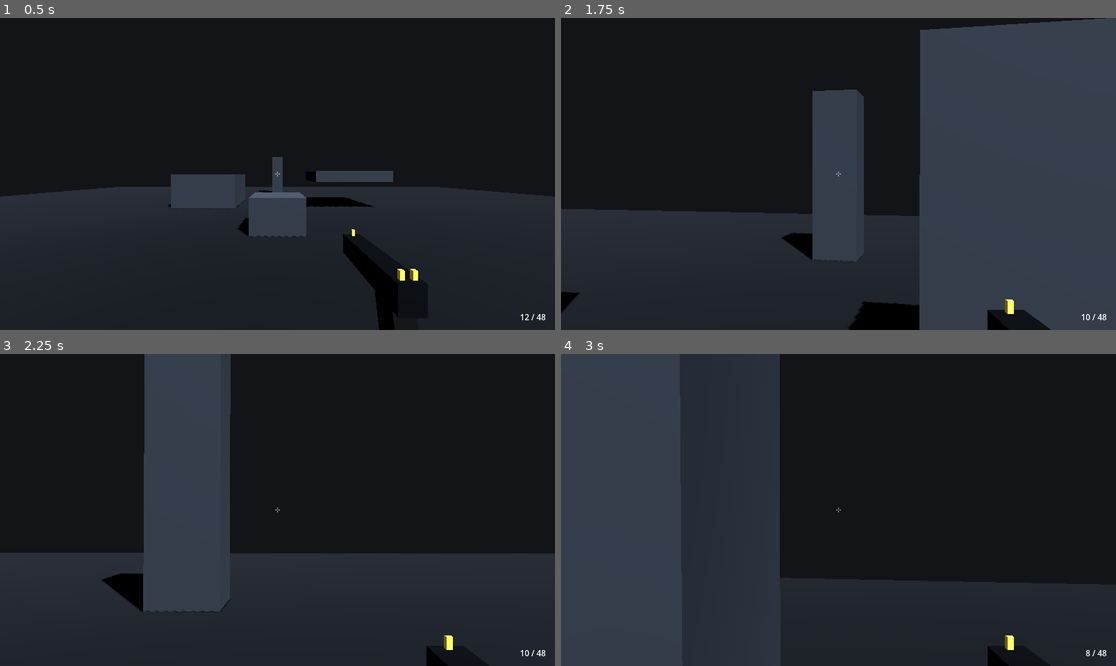
Above: before the commit, frames 1-4 (two rows, left to right).
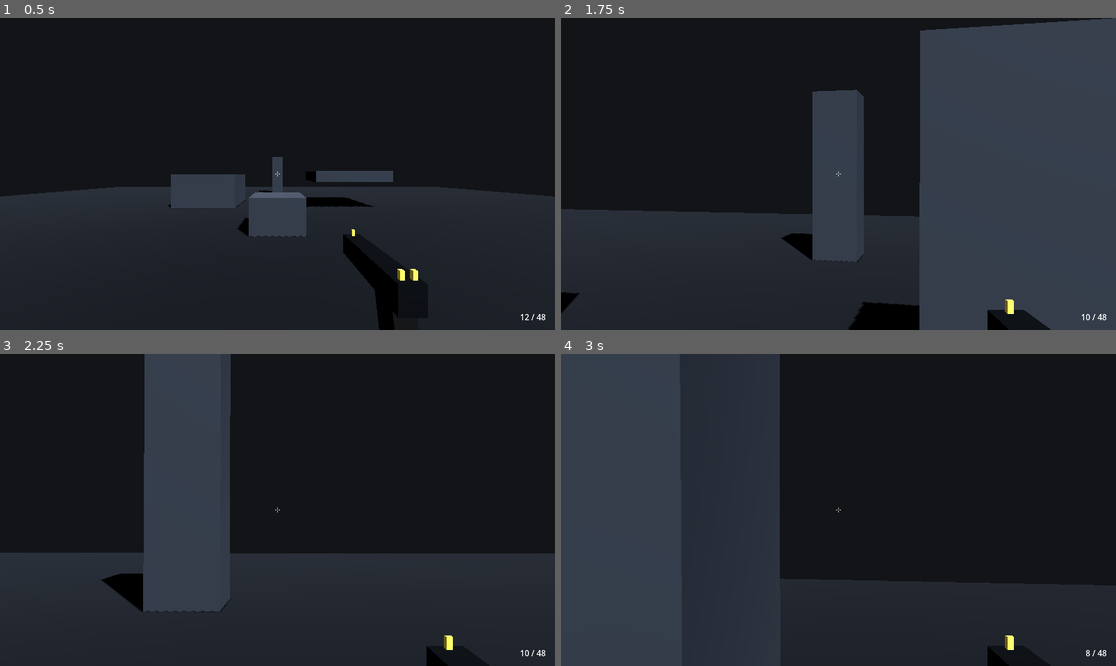
Above: after the commit, the same moments.

Repository: StudioSadTouch/Project-Long-Colt
Game: Godot game, scene res://scenes/main/main.tscn
Two runs of this game, one before a commit and one after it. Both use one fixed random seed, a clock stepped at 60 frames per second and the inputs below.
Inputs (mouse positions are in pixels of both pictures, inside the frame that each line leads up to):
- Up to frame 1 (0.5 s): no input
- Up to frame 2 (1.75 s): tap Enter at 0.5 s; move the mouse to (866, 174) at 0.52 s; press the mouse at (866, 174) at 0.53 s; hold W (action_move_forward) from 0.53 s (still down); tap Space (action_jump) at 0.77, 1.52 s; move the mouse to (810, 174) at 1.27 s; release the mouse at (810, 174) at 1.28 s; right-click (810, 174) at 1.35 s; click (810, 174) at 1.55 s
- Up to frame 3 (2.25 s): keep holding W (action_move_forward); move the mouse to (288, 503) at 2.02 s; hold Ctrl (action_crouch) from 2.03 s (still down)
- Up to frame 4 (3 s): keep holding W (action_move_forward); click (849, 503) at 2.3 s; move the mouse to (832, 516) at 2.77 s; release Ctrl (action_crouch) at 2.78 s; click (832, 516) at 2.85 s

Frame 1 is identical in both runs. In frame 2, 0.1% of the frame differs, in the area x 0-100%, y 0-97%; in frame 3, less than 0.1%; in frame 4, 0.2%, in the area x 39-100%, y 71-75%.

Commit message:
Holder/HUD: capture-gated auto fire, signal and freed-node safety, zoom sensitivity scale, single startup equip, recoil as view offset

Diff:
--- a/scripts/player/player.gd
+++ b/scripts/player/player.gd
@@ -28,6 +28,10 @@
 
 ## Refreshed every physics tick from get_gravity() so Area3D overrides apply.
 var gravity: float = 22.0
+## Runtime multiplier on mouse_sensitivity, set by zoom. Settings change mouse_sensitivity.
+var look_sensitivity_scale: float = 1.0
+## Camera pitch/yaw offset in radians (weapon recoil). Applied on top of aim, never baked in.
+var view_kick: Vector2 = Vector2.ZERO
 var crouched: bool = false
 var sliding: bool = false
 
@@ -180,8 +184,9 @@
 func _apply_look(relative: Vector2) -> void:
 	# Probe: rotate_y(+) turns -Z toward world -X, and rotate_x(+) looks up.
 	# Mouse right is +x and mouse down is +y, so both axes are negated.
-	rotate_y(-relative.x * mouse_sensitivity)
-	head.rotate_x(-relative.y * mouse_sensitivity)
+	var sensitivity := mouse_sensitivity * look_sensitivity_scale
+	rotate_y(-relative.x * sensitivity)
+	head.rotate_x(-relative.y * sensitivity)
 	head.rotation.x = clampf(head.rotation.x, deg_to_rad(-PITCH_LIMIT), deg_to_rad(PITCH_LIMIT))
 
 
@@ -283,3 +288,4 @@
 	_eye_height = move_toward(_eye_height, target, eye_blend_speed * delta)
 	_landing_dip = move_toward(_landing_dip, 0.0, 0.45 * delta)
 	head.position.y = _eye_height - _landing_dip
+	camera.rotation = Vector3(view_kick.x, view_kick.y, 0.0)
--- a/scripts/player/weapon_holder.gd
+++ b/scripts/player/weapon_holder.gd
@@ -12,7 +12,6 @@
 var slots: Array[Weapon] = []
 var active_index: int = 0
 
-var _base_sensitivity: float = 0.0
 var _player: Player
 var _melee_left: float = 0.0
 var _camera: Camera3D
@@ -21,12 +20,11 @@
 func _ready() -> void:
 	_camera = get_parent() as Camera3D
 	_player = owner as Player
-	if _player != null:
-		_base_sensitivity = _player.mouse_sensitivity
 	slots.resize(SLOT_COUNT)
 	for i in mini(starting_weapons.size(), SLOT_COUNT):
 		if starting_weapons[i] != null:
-			give_weapon(starting_weapons[i].instantiate() as Weapon, i)
+			_install(starting_weapons[i].instantiate() as Weapon, i)
+	# Equip exactly once at startup.
 	_equip(_first_filled(0))
 
 
@@ -42,16 +40,7 @@
 		return null
 	if slot < 0:
 		slot = active_index if slots[active_index] != null else _first_empty()
-	var old := slots[slot]
-	if old != null:
-		old.holster()
-		remove_child(old)
-	weapon.camera = _camera
-	weapon.player = _player
-	add_child(weapon)
-	weapon.zoom_changed.connect(_on_zoom_changed)
-	slots[slot] = weapon
-	weapon.holster()
+	var old := _install(weapon, slot)
 	if slot == active_index:
 		_equip(slot)
 	return old
@@ -64,7 +53,7 @@
 
 
 func _unhandled_input(event: InputEvent) -> void:
-	if Input.mouse_mode != Input.MOUSE_MODE_CAPTURED and DisplayServer.get_name() != "headless":
+	if not _input_enabled():
 		return
 	var weapon := get_active()
 	if (
@@ -95,9 +84,35 @@
 func _physics_process(delta: float) -> void:
 	_melee_left = maxf(_melee_left - delta, 0.0)
 	var weapon := get_active()
-	if weapon != null and Input.is_action_pressed("action_fire"):
-		weapon.trigger(false, true)
+	if weapon != null:
+		if _input_enabled() and Input.is_action_pressed("action_fire"):
+			weapon.trigger(false, true)
+		else:
+			weapon.release_trigger()
+	if _player != null:
+		_player.view_kick = weapon.get_recoil() if weapon != null else Vector2.ZERO
 	_update_zoom_fov(delta)
+
+
+func _input_enabled() -> bool:
+	return Input.mouse_mode == Input.MOUSE_MODE_CAPTURED or DisplayServer.get_name() == "headless"
+
+
+## Swaps weapon into slot without equipping. Returns the detached previous weapon.
+func _install(weapon: Weapon, slot: int) -> Weapon:
+	var old := slots[slot]
+	if old != null:
+		old.holster()
+		if old.zoom_changed.is_connected(_on_zoom_changed):
+			old.zoom_changed.disconnect(_on_zoom_changed)
+		remove_child(old)
+	weapon.camera = _camera
+	weapon.player = _player
+	add_child(weapon)
+	weapon.zoom_changed.connect(_on_zoom_changed)
+	slots[slot] = weapon
+	weapon.holster()
+	return old
 
 
 func _equip(index: int) -> void:
@@ -112,12 +127,12 @@
 
 
 func _on_zoom_changed(_zoomed: bool) -> void:
-	if _player != null:
-		var weapon := get_active()
-		var zoomed := weapon != null and weapon.zoomed
-		_player.mouse_sensitivity = (
-			_base_sensitivity * (weapon.data.zoom_sensitivity if zoomed else 1.0)
-		)
+	if _player == null:
+		return
+	var weapon := get_active()
+	var zoomed := weapon != null and weapon.data != null and weapon.zoomed
+	# A scale, not a write to mouse_sensitivity, so runtime settings changes survive zoom.
+	_player.look_sensitivity_scale = weapon.data.zoom_sensitivity if zoomed else 1.0
 
 
 func _update_zoom_fov(delta: float) -> void:
@@ -126,6 +141,8 @@
 	var weapon := get_active()
 	var target := _player.fov
 	var blend_time := 0.1
+	if weapon != null and weapon.data == null:
+		weapon = null
 	if weapon != null:
 		blend_time = maxf(weapon.data.zoom_time, 0.001)
 		if weapon.zoomed:
--- a/scripts/ui/hud.gd
+++ b/scripts/ui/hud.gd
@@ -33,9 +33,11 @@
 
 
 func _on_weapon_changed(weapon: Weapon) -> void:
-	if _weapon != null:
-		_weapon.ammo_changed.disconnect(_on_ammo_changed)
-		_weapon.hit_confirmed.disconnect(_on_hit)
+	if is_instance_valid(_weapon):
+		if _weapon.ammo_changed.is_connected(_on_ammo_changed):
+			_weapon.ammo_changed.disconnect(_on_ammo_changed)
+		if _weapon.hit_confirmed.is_connected(_on_hit):
+			_weapon.hit_confirmed.disconnect(_on_hit)
 	_weapon = weapon
 	if _weapon == null:
 		ammo_label.text = ""
@@ -57,7 +59,7 @@
 func _draw_crosshair() -> void:
 	var center := crosshair.size * 0.5
 	var gap := MIN_GAP
-	if _weapon != null and _weapon.camera != null:
+	if is_instance_valid(_weapon) and _weapon.camera != null:
 		# Spread cone edge projected to screen pixels at the current FOV.
 		var half_fov := deg_to_rad(_weapon.camera.fov * 0.5)
 		var spread := deg_to_rad(_weapon.get_spread())
--- a/scripts/weapons/weapon.gd
+++ b/scripts/weapons/weapon.gd
@@ -439,14 +439,13 @@
 
 
 func _update_recoil(delta: float) -> void:
-	if camera == null:
-		return
 	_recoil = _recoil.lerp(Vector2.ZERO, 1.0 - exp(-data.recoil_recovery * delta))
-	camera.rotation.x = _recoil.x
-	camera.rotation.y = _recoil.y
+
+
+## Current recoil as a (pitch, yaw) view offset in radians. The player applies it.
+func get_recoil() -> Vector2:
+	return _recoil
 
 
 func _clear_recoil() -> void:
 	_recoil = Vector2.ZERO
-	if camera != null:
-		camera.rotation = Vector3.ZERO
